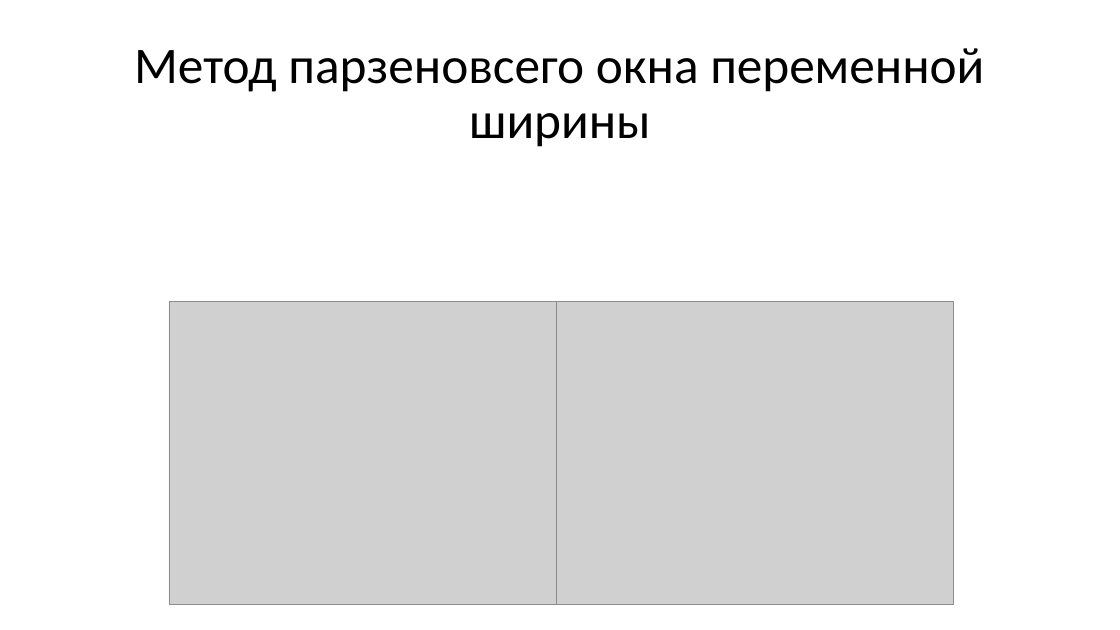
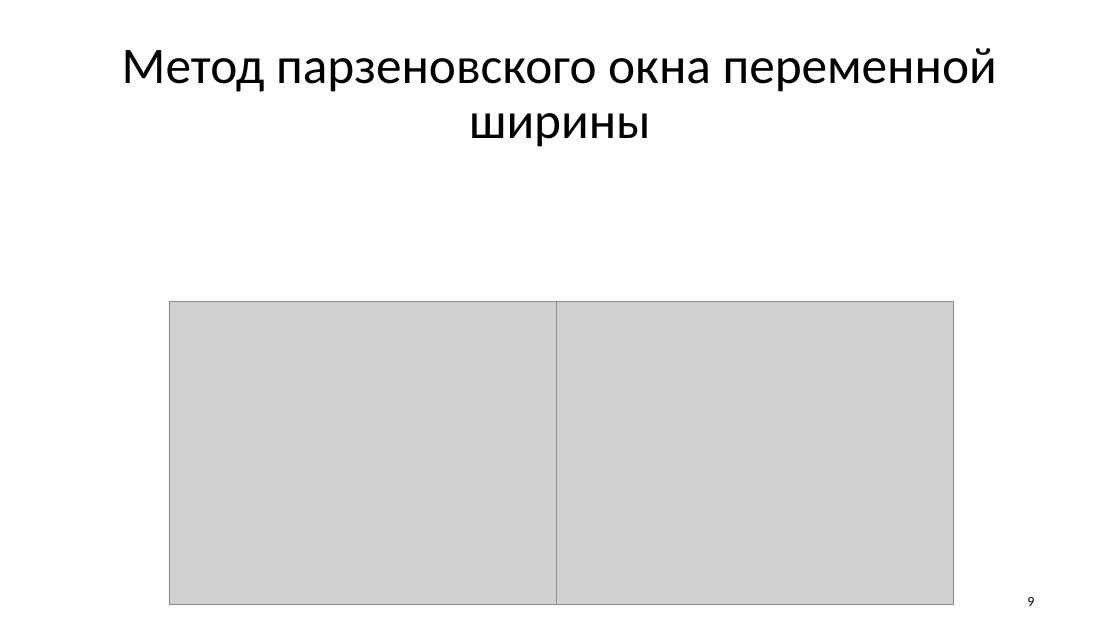
Before and after one commit to DimaOshchepkov/MetricMethodClassification, a slide deck: slide 9 of Презентация по курсовой работе.pptx. Drawn at 1120x630 pixels with LibreOffice and Linux fonts; fonts in the diff are those of the drawing; grey boxes stand for pictures. Boxes give left, top, right and bottom in pixels: in the first picture for what was removed or moved away, otherwise in the second. Text is boxed around its words. In the diff, an @@ line names an element or a change of style, - is before the commit and + after.

```diff
--- a/Презентация по курсовой работе.pptx
+++ b/Презентация по курсовой работе.pptx
@@ title at (x1=122, y1=48, x2=997, y2=147): text changed @@
-Метод парзеновсего окна переменной ширины
+Метод парзеновского окна переменной ширины
@@ page number added at (x1=1027, y1=597, x2=1034, y2=606), 12 pt, text #000000 @@
+9
```
Also in this commit, not shown: 13 other slides changed, 6 slides added, 2 slides removed, 4 other files.
